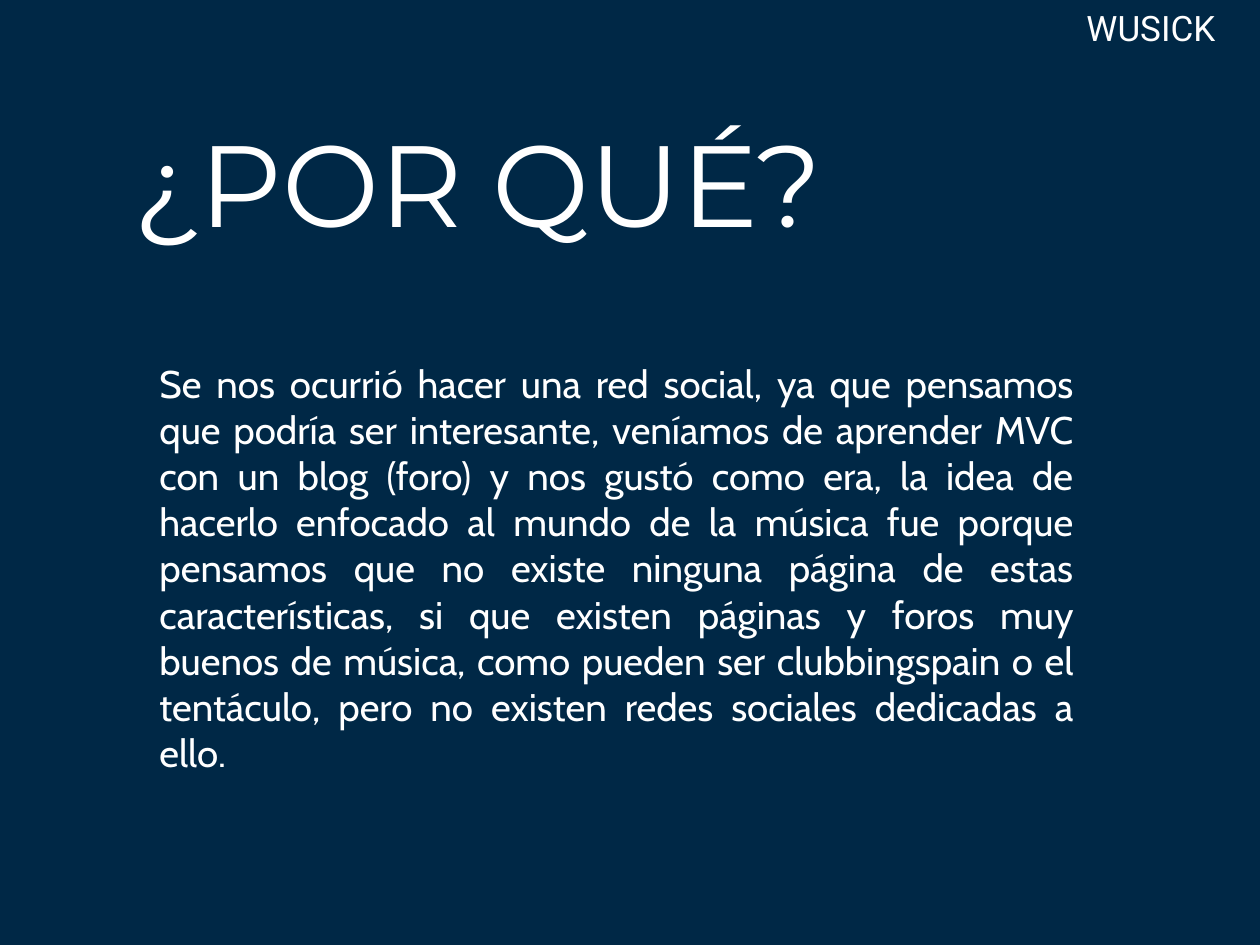
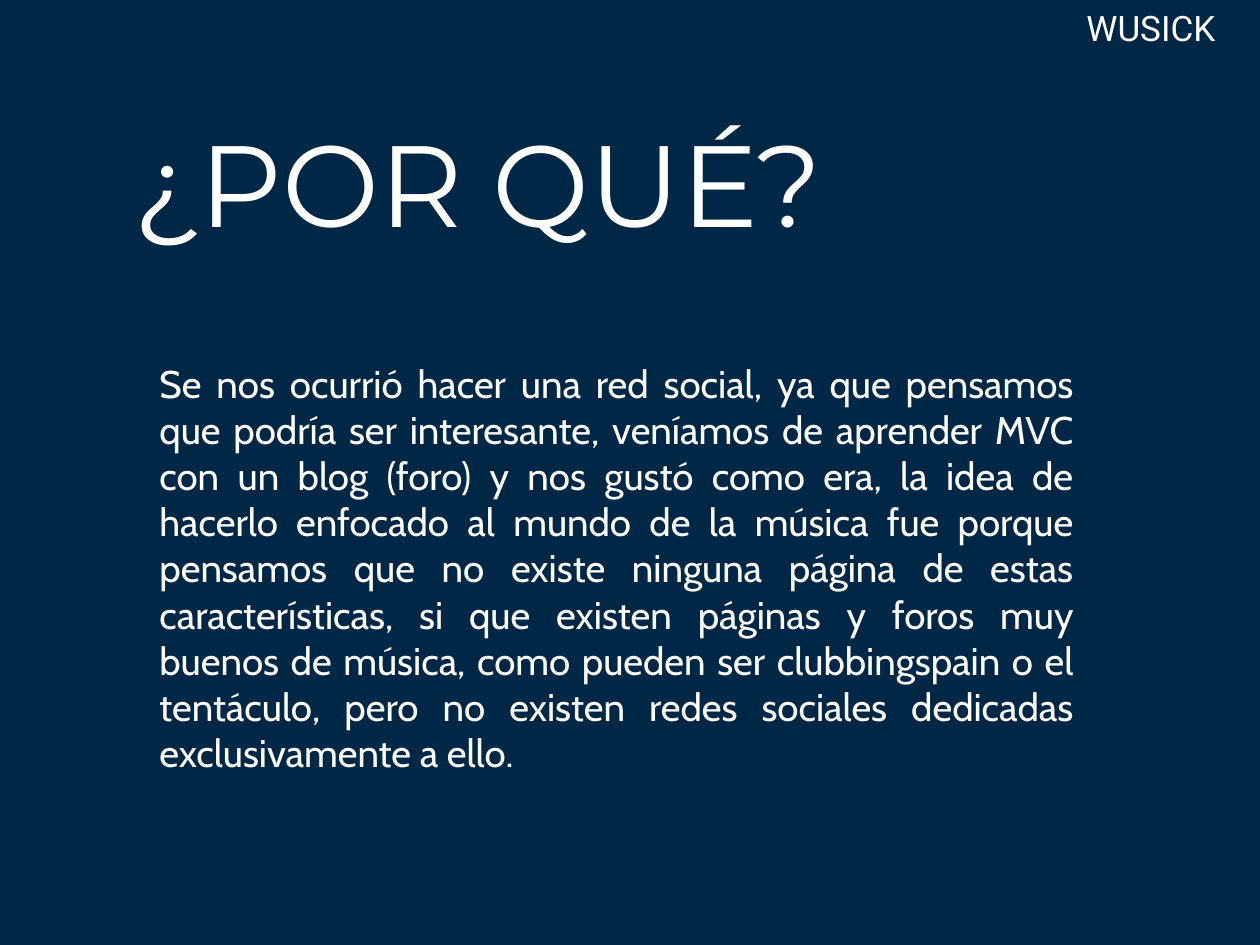
Before and after one commit to jha86/pptWusick, a slide deck: slide 3 of Presentación1.pptx. Drawn at 1260x945 pixels with LibreOffice and Linux fonts; fonts in the diff are those of the drawing. Boxes give left, top, right and bottom in pixels: in the first picture for what was removed or moved away, otherwise in the second. Text is boxed around its words. In the diff, an @@ line names an element or a change of style, - is before the commit and + after.

Commit message:
Terminada

```diff
--- a/Presentación1.pptx
+++ b/Presentación1.pptx
@@ subtitle at [159,369,1074,768]: text changed @@
-Se nos ocurrió hacer una red social, ya que pensamos que podría ser interesante, veníamos de aprender MVC con un blog (foro) y nos gustó como era, la idea de hacerlo enfocado al mundo de la música fue porque pensamos que no existe ninguna página de estas características, si que existen páginas y foros muy buenos de música, como pueden ser clubbingspain o el tentáculo, pero no existen redes sociales dedicadas a ello.
+Se nos ocurrió hacer una red social, ya que pensamos que podría ser interesante, veníamos de aprender MVC con un blog (foro) y nos gustó como era, la idea de hacerlo enfocado al mundo de la música fue porque pensamos que no existe ninguna página de estas características, si que existen páginas y foros muy buenos de música, como pueden ser clubbingspain o el tentáculo, pero no existen redes sociales dedicadas exclusivamente a ello.
```
